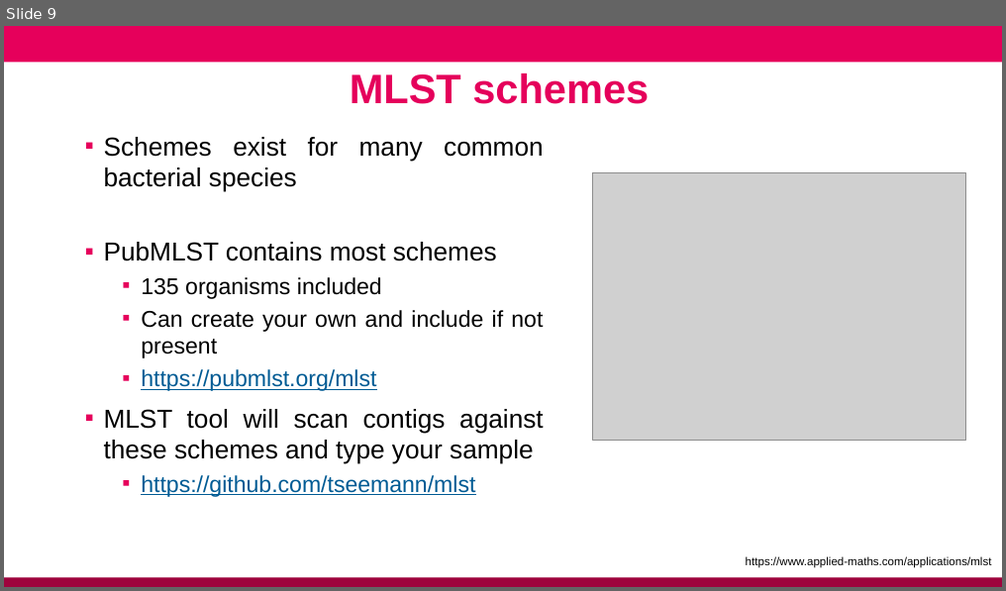
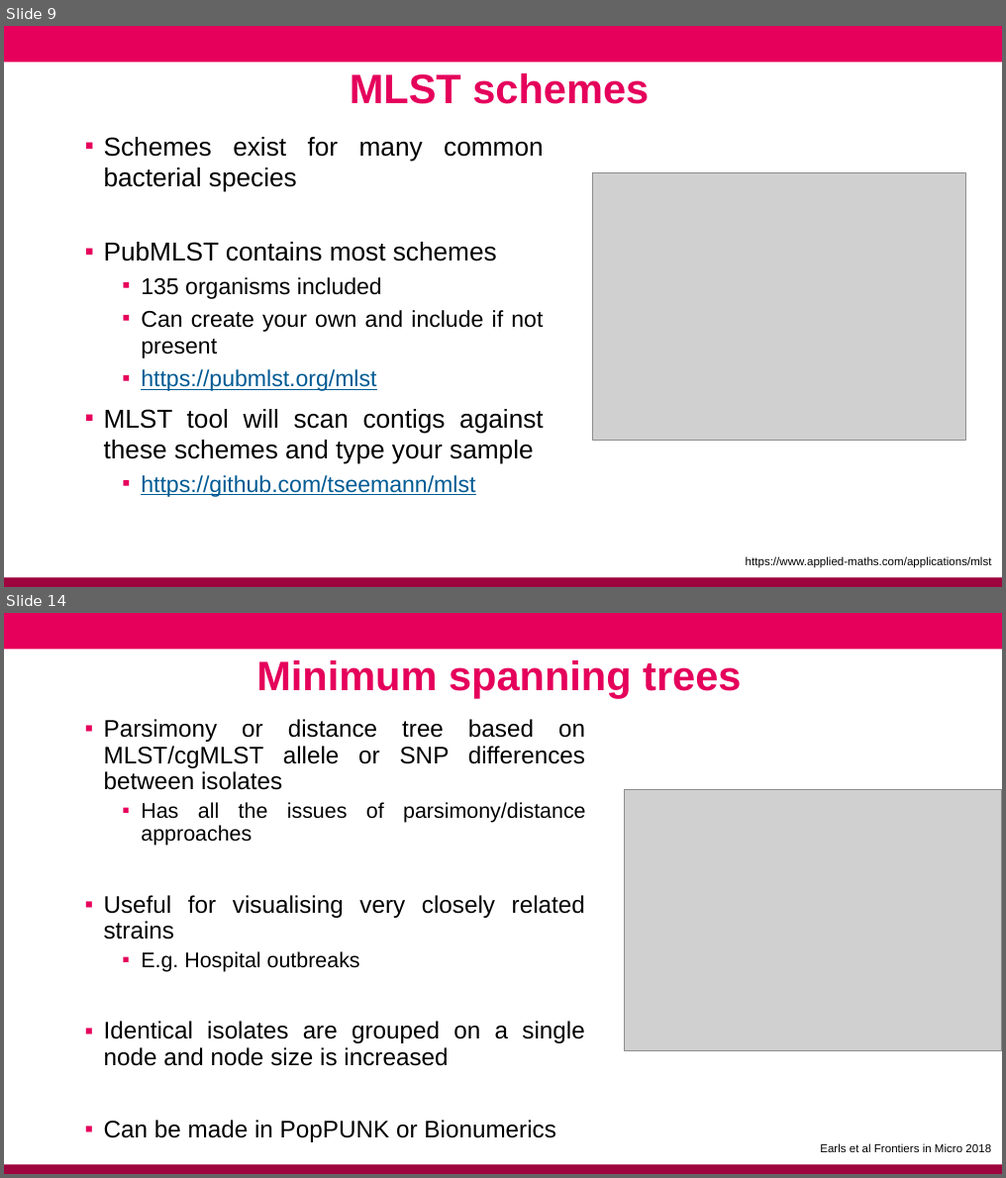
Before and after one commit to conmeehan/conmeehan.github.io, a slide deck: PathogenDataCourse/SlideSets/StrainTypingAndGenEpi.pptx. Shown one above the other, each under a label of ours: slide 9 before the commit, slides 9 and 14 after it; the slides between them are not shown. The pictures are 1006x591 and 1006x1178 pixels, drawn with LibreOffice and Linux fonts; fonts in the diff are those of the drawing; grey boxes stand for pictures; background and template pictures are left out. Boxes give left, top, right and bottom in pixels: in the first picture for what was removed or moved away, otherwise in the second. Text is boxed around its words. In the diff, an @@ line names an element or a change of style, - is before the commit and + after.

```diff
--- a/PathogenDataCourse/SlideSets/StrainTypingAndGenEpi.pptx
+++ b/PathogenDataCourse/SlideSets/StrainTypingAndGenEpi.pptx
@@ slide 14 added at (x1=4, y1=613, x2=1002, y2=1174), background #FFFFFF; not listed: 2 template elements that a slide beside it also shows @@
@@ text added at (x1=256, y1=661, x2=741, y2=698), 39.6 pt, text #E5005B, bold @@
+Minimum spanning trees
@@ text added at (x1=104, y1=719, x2=586, y2=1143), 23.1 pt, text #000000 @@
+▪ Parsimony or distance tree based on MLST/cgMLST allele or SNP differences between isolates
+  ▪ Has all the issues of parsimony/distance approaches
+▪ Useful for visualising very closely related strains
+  ▪ E.g. Hospital outbreaks
+▪ Identical isolates are grouped on a single node and node size is increased
+▪ Can be made in PopPUNK or Bionumerics
@@ picture added at (x1=624, y1=789, x2=1001, y2=1051) @@
@@ text added at (x1=820, y1=1144, x2=991, y2=1153), 11 pt, text #000000 @@
+Earls et al Frontiers in Micro 2018
```
Also in this commit, not shown: 4 other slides added, 41 slides removed, 1 other file.
